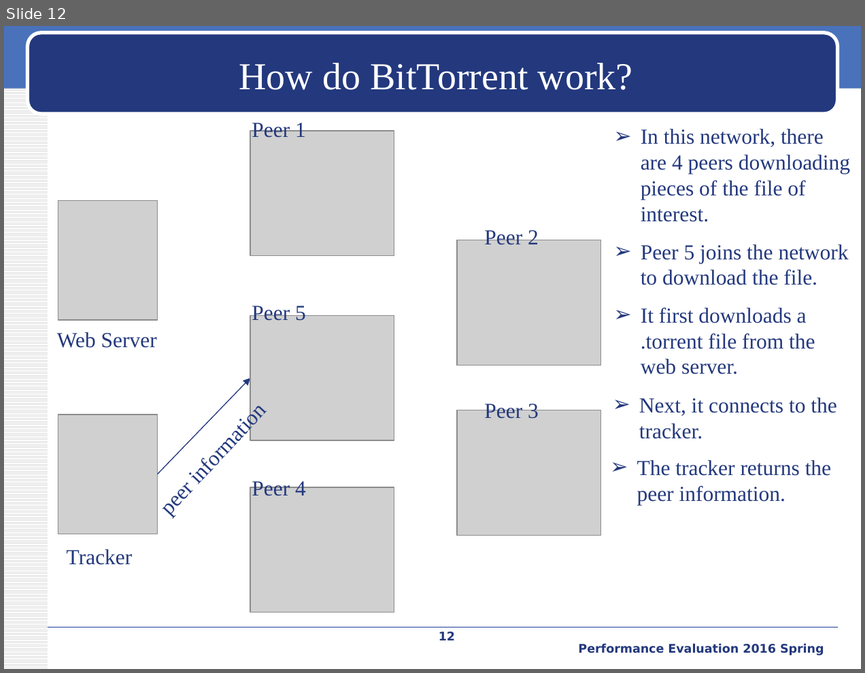
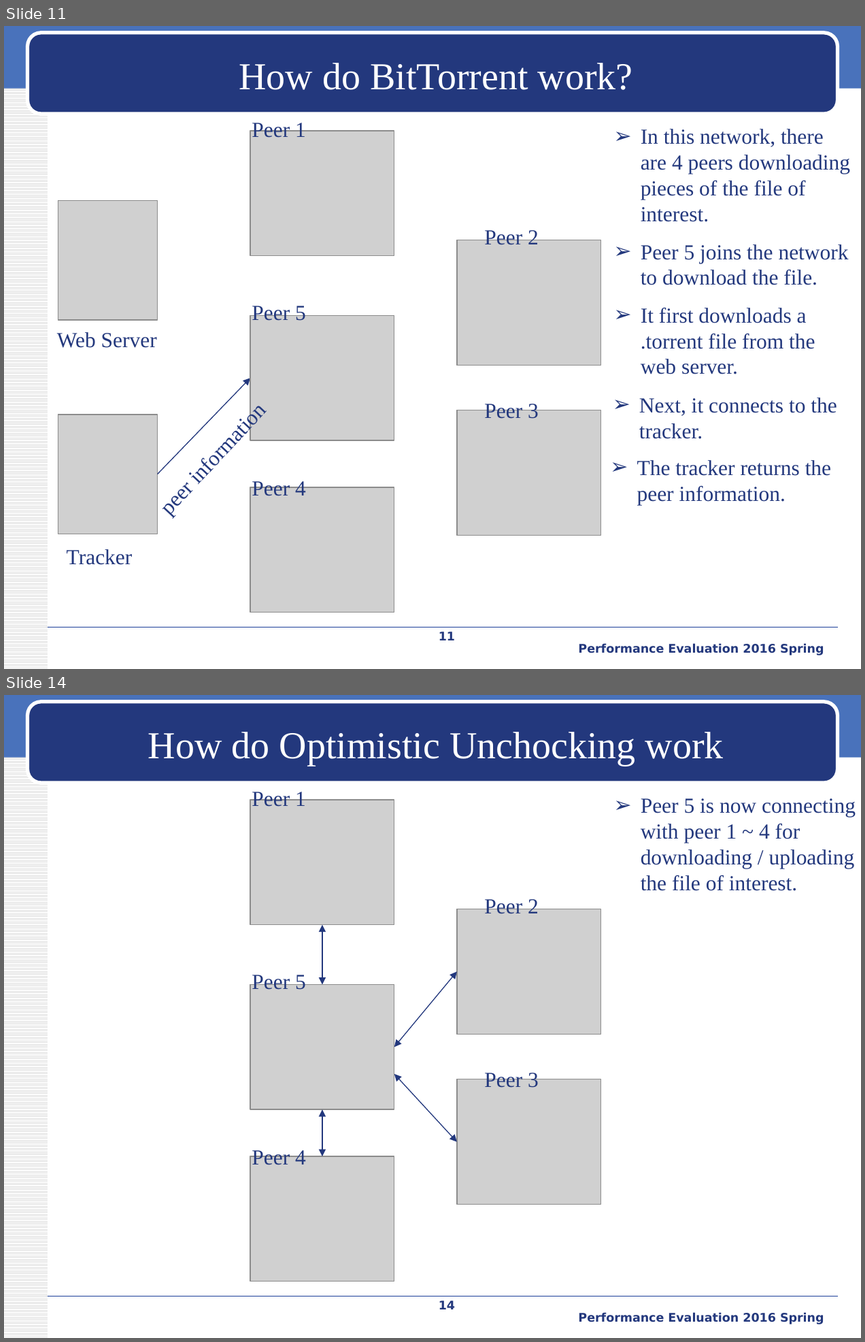
Before and after one commit to iamyuanchung/PE_104_2, a slide deck: final/BT-like-peer2peer.pptx. Shown one above the other, each under a label of ours: slide 12 before the commit, slides 11 and 14 after it; the slides between them are not shown. The pictures are 865x673 and 865x1342 pixels, drawn with LibreOffice and Linux fonts; fonts in the diff are those of the drawing; grey boxes stand for pictures; background and template pictures are left out. Boxes give left, top, right and bottom in pixels: in the first picture for what was removed or moved away, otherwise in the second. Text is boxed around its words. In the diff, an @@ line names an element or a change of style, - is before the commit and + after.

Commit message:
add slides for explaining optimistic unchocking

```diff
--- a/final/BT-like-peer2peer.pptx
+++ b/final/BT-like-peer2peer.pptx
@@ slide 14 added at (4,695,861,1338), background #FFFFFF; not listed: 4 template elements that a slide beside it also shows @@
@@ title added at (148,732,723,765), 32 pt, text #FFFFFF @@
+How do Optimistic Unchocking work
@@ text added at (252,789,306,807), 18 pt, text #23387D @@
+Peer 1
@@ picture added at (250,800,394,925) @@
@@ text added at (640,798,855,891), 18 pt, text #23387D @@
+➢ Peer 5 is now connecting
+  with peer 1 ~ 4 for
+  downloading / uploading
+  the file of interest.
@@ text added at (484,897,538,914), 18 pt, text #23387D @@
+Peer 2
@@ picture added at (456,909,600,1034) @@
@@ double arrow added from (322, 925) to (322, 985), #23387D 0.75 pt @@
@@ text added at (252,972,306,989), 18 pt, text #23387D @@
+Peer 5
@@ double arrow added from (394, 1047) to (456, 972), #23387D 0.75 pt @@
@@ picture added at (250,985,394,1110) @@
@@ double arrow added from (394, 1074) to (456, 1141), #23387D 0.75 pt @@
@@ picture added at (456,1079,600,1204) @@
@@ text added at (484,1070,538,1087), 18 pt, text #23387D @@
+Peer 3
@@ double arrow added from (322, 1109) to (322, 1156), #23387D 0.75 pt @@
@@ picture added at (250,1156,394,1281) @@
@@ text added at (252,1147,306,1165), 18 pt, text #23387D @@
+Peer 4
@@ page number added at (439,1300,455,1309), 10 pt, text #23387D, bold @@
+14
@@ text added at (578,1312,824,1324), 10 pt, text #23387D, bold @@
+Performance Evaluation 2016 Spring
@@ what was slide 12 is now slide 11 @@
@@ page number at (439,631,455,640): text changed @@
-12
+11
```
Also in this commit, not shown: 4 slides changed, 5 other slides added, 1 slide removed.
